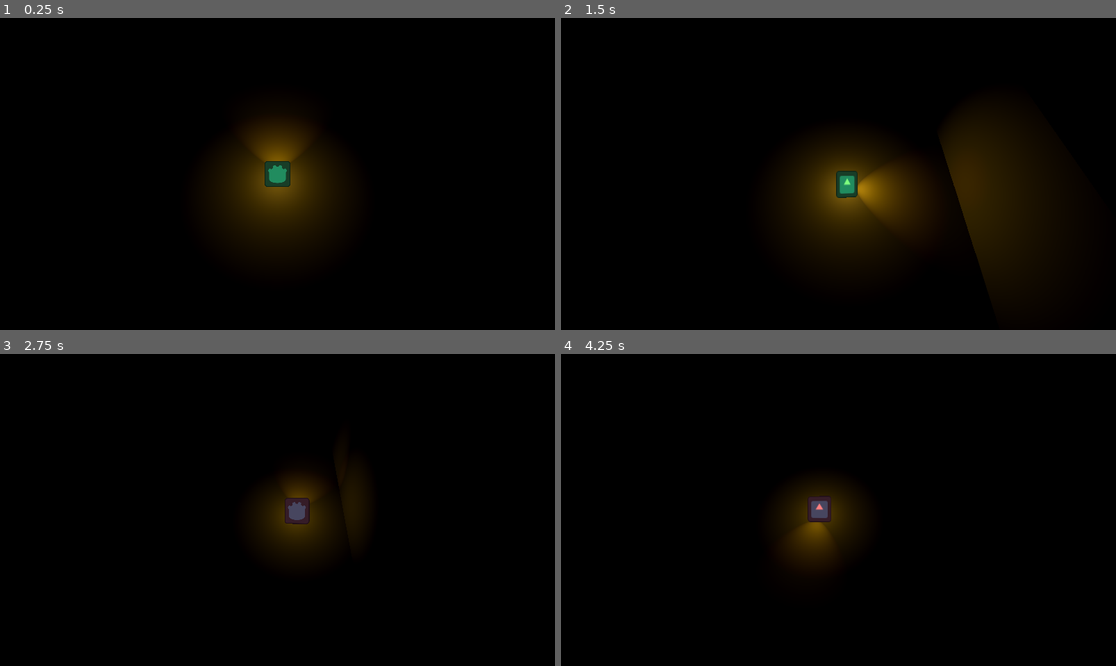
Above: before the commit, frames 1-4 (two rows, left to right).
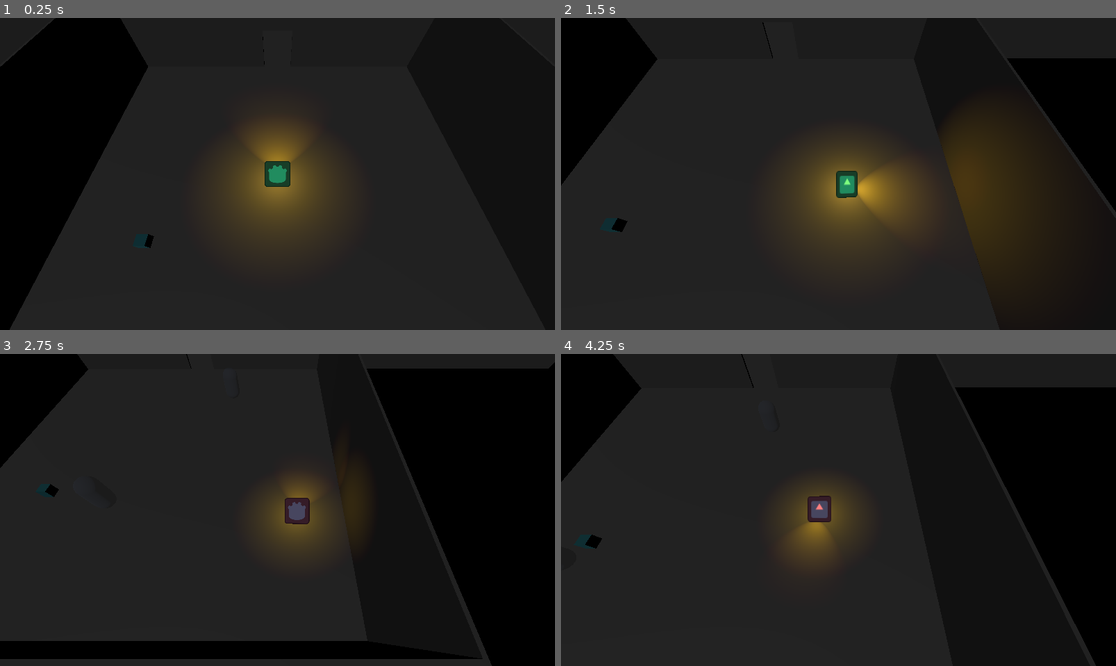
Above: after the commit, the same moments.

Repository: Rusty-Rat-Studios/dead-living-and-dying
Game: Godot game, scene res://test/grid_test.tscn
Same seed, same stepped clock (60 frames per second), same inputs: the game is played once before the commit and once after it. This scene is started directly instead of the project's main scene. The engine's default icon, where the game draws it, is replaced by a stand-in: a white triangle on a blue panel in a dark square.
Inputs (mouse positions are in pixels of both pictures, inside the frame that each line leads up to):
- Up to frame 1 (0.25 s): no input
- Up to frame 2 (1.5 s): tap Enter at 0.5 s; move the mouse to (960, 158) at 0.52 s; hold Right (ui_right) 0.53-1.28 s; tap E (interact) at 0.6 s; tap Keypad Enter (ui_accept) at 0.77 s; move the mouse to (727, 189) at 1.27 s; hold Down (ui_down) from 1.28 s (still down); click (727, 189) at 1.35 s
- Up to frame 3 (2.75 s): tap Keypad Enter (ui_accept) at 1.52 s; move the mouse to (333, 441) at 2.02 s; release Down (ui_down) at 2.03 s; hold Right (ui_right) from 2.03 s (still down); tap Tab at 2.1 s
- Up to frame 4 (4.25 s): move the mouse to (810, 572) at 2.77 s; release Right (ui_right) at 2.78 s; hold Up (ui_up) 2.78-3.53 s; tap E (interact) at 2.85 s; tap Keypad Enter (ui_accept) at 3.02, 3.77 s; move the mouse to (1005, 556) at 3.52 s; press the mouse at (1005, 556) at 3.53 s; hold Left (ui_left) from 3.53 s (still down)

The runs differ from the first frame. In frame 1, 70% of the frame differs, in the area x 0-100%, y 0-100%; in frame 2, 68%; in frame 3, 57%; in frame 4, 65%.

Commit message:
Add to grid test

Diff:
--- a/autoloads/spawner_manager.gd
+++ b/autoloads/spawner_manager.gd
@@ -12,3 +12,8 @@
 
 func get_spawners(type: Spawner.SpawnerType) -> Array:
 	return _spawners.get(type, [])
+
+
+func spawn(type: Spawner.SpawnerType, entity_table: EntityTable) -> void:
+	for spawner: Spawner in get_spawners(type):
+		spawner.spawn(entity_table.get_random_entity())
--- a/entity/entity_table.gd
+++ b/entity/entity_table.gd
@@ -12,13 +12,5 @@
 func _get_choices_dictionary_from_entities() -> Dictionary:
 	var choices: Dictionary = {}
 	for entry: EntityTableEntry in entities:
-		if entry.current < entry.max:
-			choices[entry] = entry.base_chance
+		choices[entry] = entry.base_chance
 	return choices
-
-
-func are_constraints_met() -> bool:
-	return entities.all(
-		func(entry: EntityTableEntry) -> bool:
-			return entry.current >= entry.min and entry.current <= entry.max
-	)
--- a/entity/entity_table_entry.gd
+++ b/entity/entity_table_entry.gd
@@ -4,12 +4,8 @@
 @export var entity: Resource
 @export var base_chance: float
 @export var chance_change: float
-@export var min: int
-@export var max: int
-var current: int = 0
 
 
 func get_entity() -> Resource:
 	base_chance += chance_change
-	current += 1
 	return entity
--- a/map/basic_room/basic_room.tscn
+++ b/map/basic_room/basic_room.tscn
@@ -1,9 +1,22 @@
-[gd_scene load_steps=3 format=3 uid="uid://dh8q75xrlxeaa"]
+[gd_scene load_steps=4 format=3 uid="uid://dh8q75xrlxeaa"]
 
 [ext_resource type="Script" path="res://map/basic_room/basic_room.gd" id="1_xo7g0"]
 [ext_resource type="PackedScene" uid="uid://b3nn5u3a5o85j" path="res://map/floor.tscn" id="2_8oby5"]
+[ext_resource type="PackedScene" uid="uid://bmevu5yvsxttw" path="res://entity/spawner.tscn" id="3_sanko"]
 
 [node name="BasicRoom" type="Node3D"]
 script = ExtResource("1_xo7g0")
 
 [node name="Floor" parent="." instance=ExtResource("2_8oby5")]
+
+[node name="Spawner" parent="." instance=ExtResource("3_sanko")]
+transform = Transform3D(1, 0, 0, 0, 1, 0, 0, 0, 1, -5.842, 0.5, -6.104)
+
+[node name="Spawner2" parent="." instance=ExtResource("3_sanko")]
+transform = Transform3D(1, 0, 0, 0, 1, 0, 0, 0, 1, 5.842, 0.5, -6.104)
+
+[node name="Spawner3" parent="." instance=ExtResource("3_sanko")]
+transform = Transform3D(1, 0, 0, 0, 1, 0, 0, 0, 1, -5.842, 0.5, 3.099)
+
+[node name="Spawner4" parent="." instance=ExtResource("3_sanko")]
+transform = Transform3D(1, 0, 0, 0, 1, 0, 0, 0, 1, 5.899, 0.5, 3.289)
--- /dev/null
+++ b/map/test_entity_table.tres
@@ -0,0 +1,34 @@
+[gd_resource type="Resource" script_class="EntityTable" load_steps=10 format=3 uid="uid://cinkoxiqgkewm"]
+
+[ext_resource type="Script" path="res://entity/entity_table_entry.gd" id="1_77xku"]
+[ext_resource type="PackedScene" uid="uid://yihpxsaeuqdi" path="res://ghost/ghost.tscn" id="2_n1cha"]
+[ext_resource type="PackedScene" uid="uid://c1hur2s8mgagv" path="res://possessable/attack/possesssable_throwable.tscn" id="3_h77gq"]
+[ext_resource type="PackedScene" uid="uid://8tfld0cdj22d" path="res://items/crucifix/crucifix_world.tscn" id="4_u85v7"]
+[ext_resource type="Script" path="res://entity/entity_table.gd" id="5_53opc"]
+
+[sub_resource type="Resource" id="Resource_gdc5m"]
+script = ExtResource("1_77xku")
+entity = ExtResource("3_h77gq")
+base_chance = 15.0
+chance_change = -3.0
+
+[sub_resource type="Resource" id="Resource_u8hqv"]
+script = ExtResource("1_77xku")
+entity = ExtResource("4_u85v7")
+base_chance = 10.0
+chance_change = -10.0
+
+[sub_resource type="Resource" id="Resource_sbsac"]
+script = ExtResource("1_77xku")
+base_chance = 20.0
+chance_change = -3.0
+
+[sub_resource type="Resource" id="Resource_mbjog"]
+script = ExtResource("1_77xku")
+entity = ExtResource("2_n1cha")
+base_chance = 10.0
+chance_change = -3.0
+
+[resource]
+script = ExtResource("5_53opc")
+entities = Array[ExtResource("1_77xku")]([SubResource("Resource_gdc5m"), SubResource("Resource_u8hqv"), SubResource("Resource_sbsac"), SubResource("Resource_mbjog")])
--- a/map/world_grid.gd
+++ b/map/world_grid.gd
@@ -8,11 +8,13 @@
 const GRID_SCALE: float = 20 # Size of each grid square in editor units
 
 @onready var basic_room: RoomInformation = preload("res://map/basic_room/basic_room.tres")
+@onready var entity_table: EntityTable = load("res://map/test_entity_table.tres")
 @onready var room_map: HashMap = HashMap.new()
 
 
 func _ready() -> void:
 	generate_grid()
+	SpawnerManager.spawn(Spawner.SpawnerType.ENEMY, entity_table)
 
 
 func generate_grid() -> void:
--- a/test/grid_test.tscn
+++ b/test/grid_test.tscn
@@ -24,7 +24,6 @@
 
 [node name="DebugLight" type="DirectionalLight3D" parent="."]
 transform = Transform3D(-0.830566, 0.486173, -0.271654, -0.492404, -0.413176, 0.766044, 0.260189, 0.770014, 0.582564, 0, 10, 0)
-visible = false
 light_color = Color(0.29219, 0.29219, 0.29219, 1)
 
 [node name="StateMachine" type="Node" parent="." node_paths=PackedStringArray("starting_state")]
